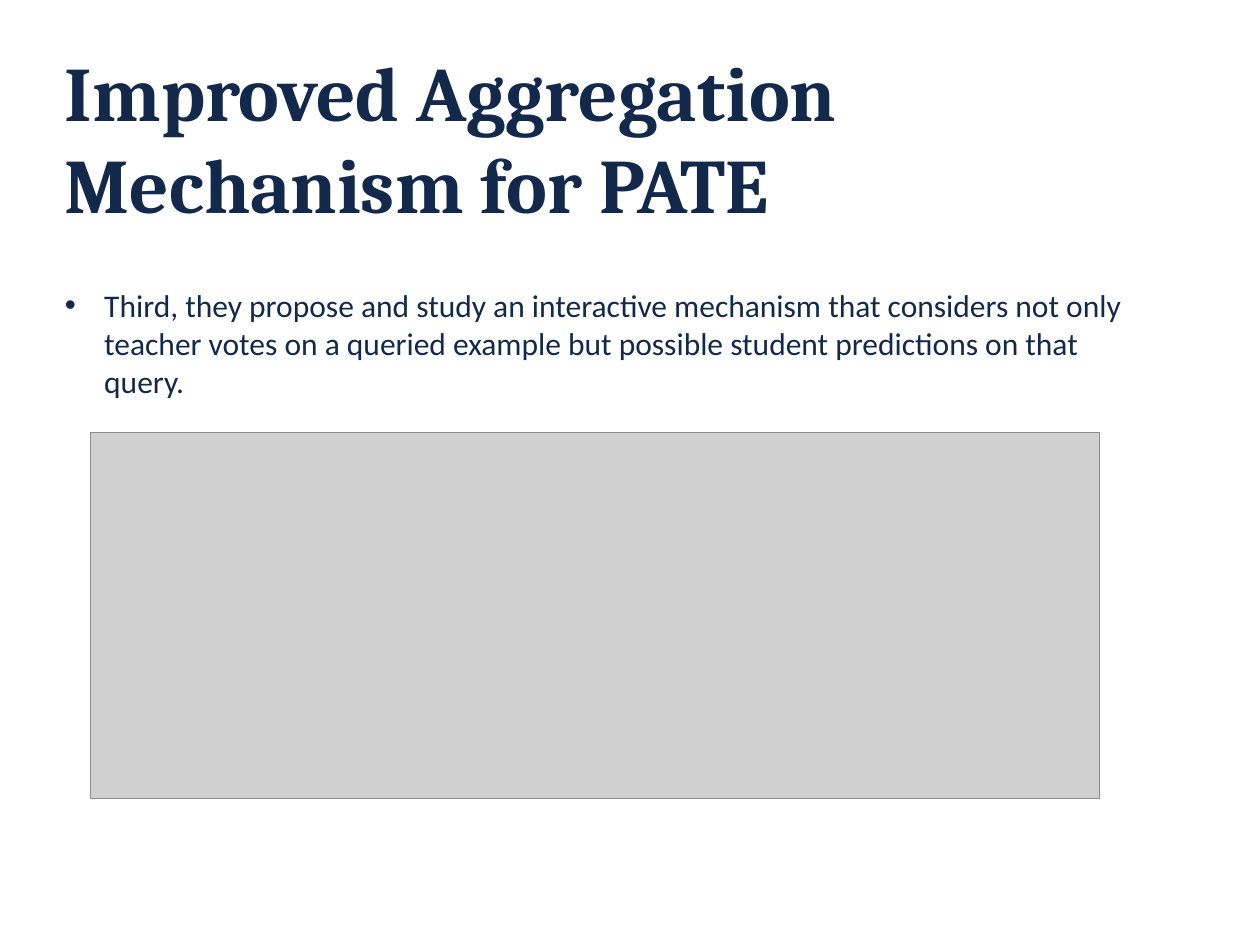
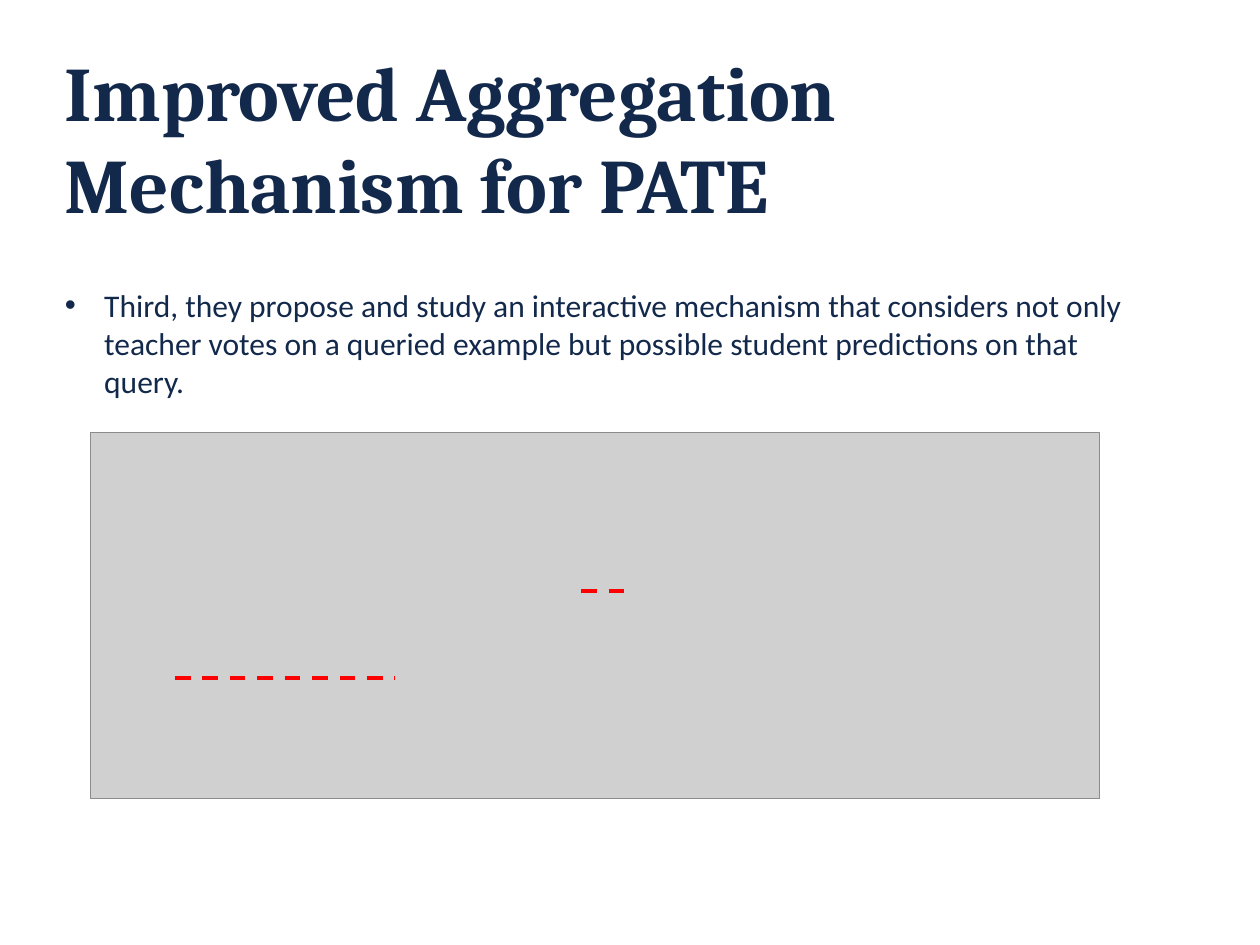
Before and after one commit to aisecure/aisecure.github.io, a slide deck: slide 27 of TEACHING/files/2019/1107/1107_dongqi.pptx. Drawn at 1260x945 pixels with LibreOffice and Linux fonts; fonts in the diff are those of the drawing; grey boxes stand for pictures; background and template pictures are left out. Boxes give left, top, right and bottom in pixels: in the first picture for what was removed or moved away, otherwise in the second. Text is boxed around its words. In the diff, an @@ line names an element or a change of style, - is before the commit and + after.

```diff
--- a/TEACHING/files/2019/1107/1107_dongqi.pptx
+++ b/TEACHING/files/2019/1107/1107_dongqi.pptx
@@ line added from (581, 591) to (633, 591), #FF0000 2.25 pt dashed @@
@@ line added from (175, 678) to (396, 678), #FF0000 2.25 pt dashed @@
```
Also in this commit, not shown: 12 other slides changed.
